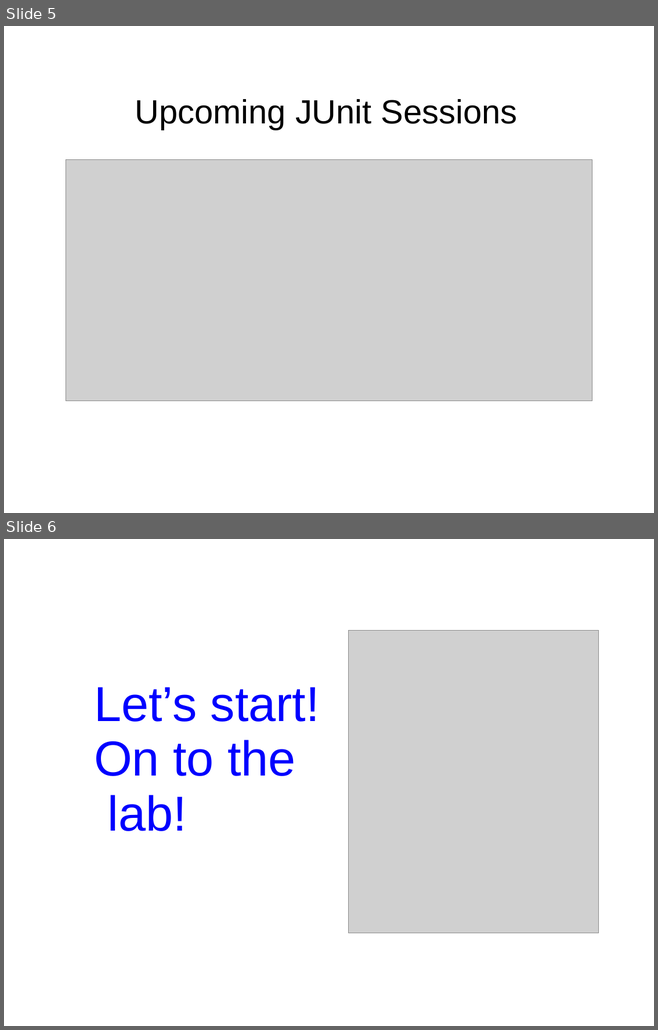
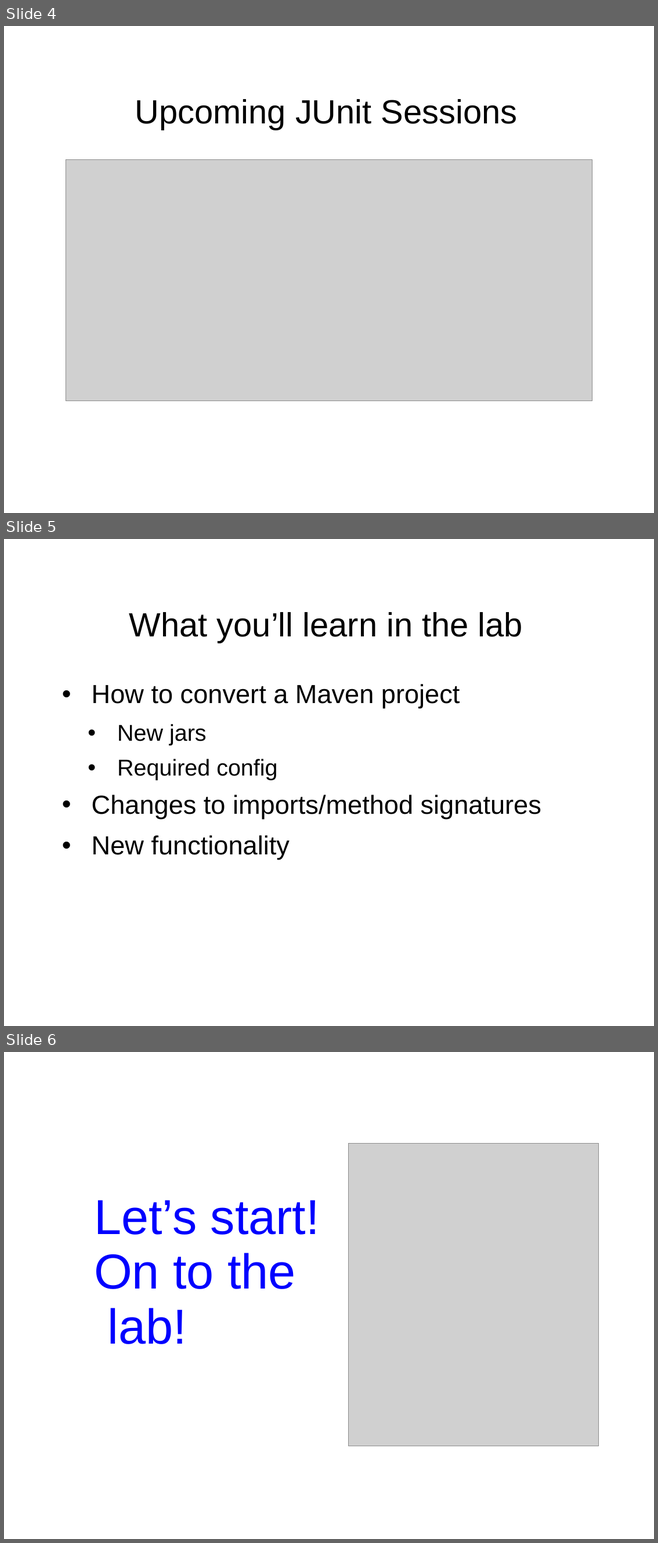
Before and after one commit to boyarsky/JavaOne2017-HOL-JUnit5, a slide deck: JUnit 5 HOL Intro Presentation.ppt. Shown one above the other, each under a label of ours: slides 5 and 6 before the commit, slides 4, 5 and 6 after it. The pictures are 658x1030 and 658x1543 pixels, drawn with LibreOffice and Linux fonts; fonts in the diff are those of the drawing; grey boxes stand for pictures; background and template pictures are left out. Boxes give left, top, right and bottom in pixels: in the first picture for what was removed or moved away, otherwise in the second. Text is boxed around its words. In the diff, an @@ line names an element or a change of style, - is before the commit and + after.

```diff
--- a/JUnit 5 HOL Intro Presentation.ppt
+++ b/JUnit 5 HOL Intro Presentation.ppt
@@ slide 5 added at [4, 539, 654, 1026], background picture (left out) @@
@@ title added at [129, 612, 523, 643], 41 pt, text #000000 @@
+What you’ll learn in the lab
@@ text added at [92, 684, 541, 860], 32 pt, text #000000 @@
+• How to convert a Maven project
+  • New jars
+  • Required config
+• Changes to imports/method signatures
+• New functionality
@@ what was slide 5 is now slide 4 @@
```
Also in this commit, not shown: 1 slide removed, 3 other files.
